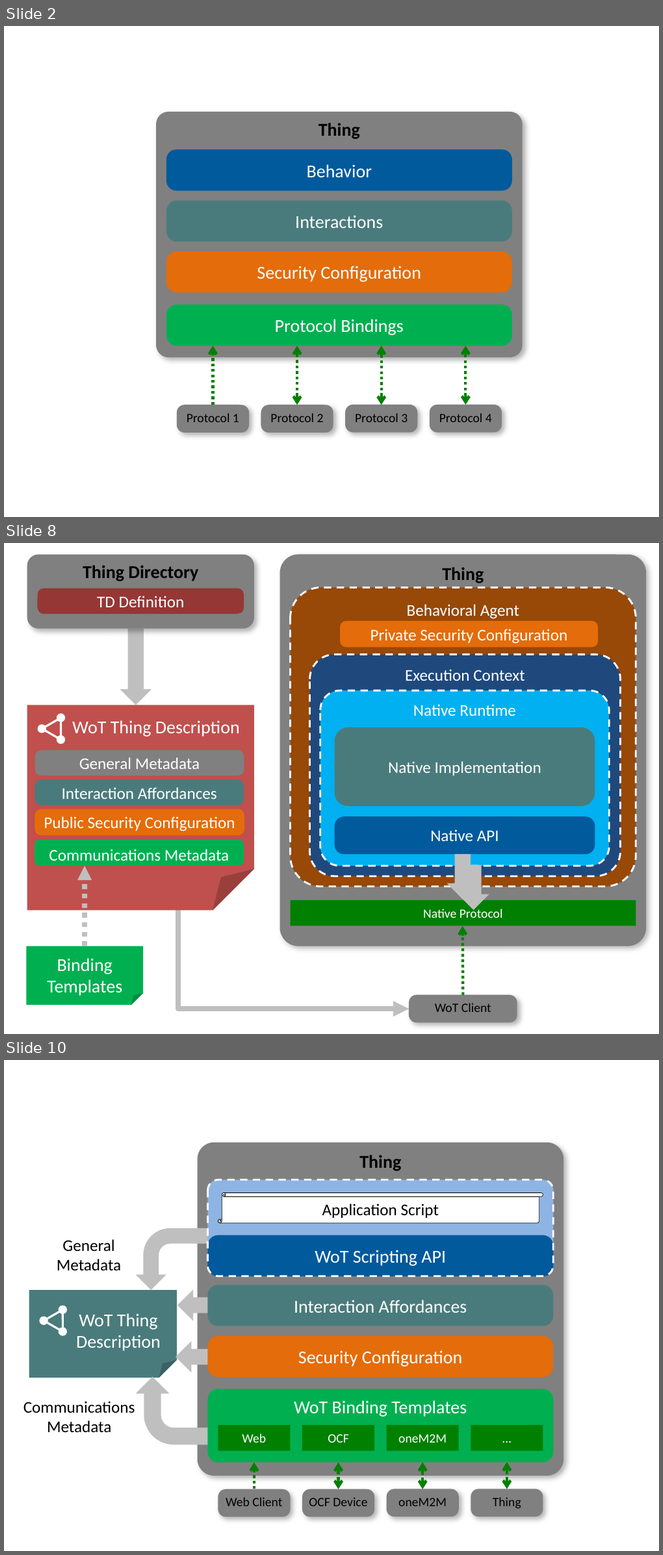
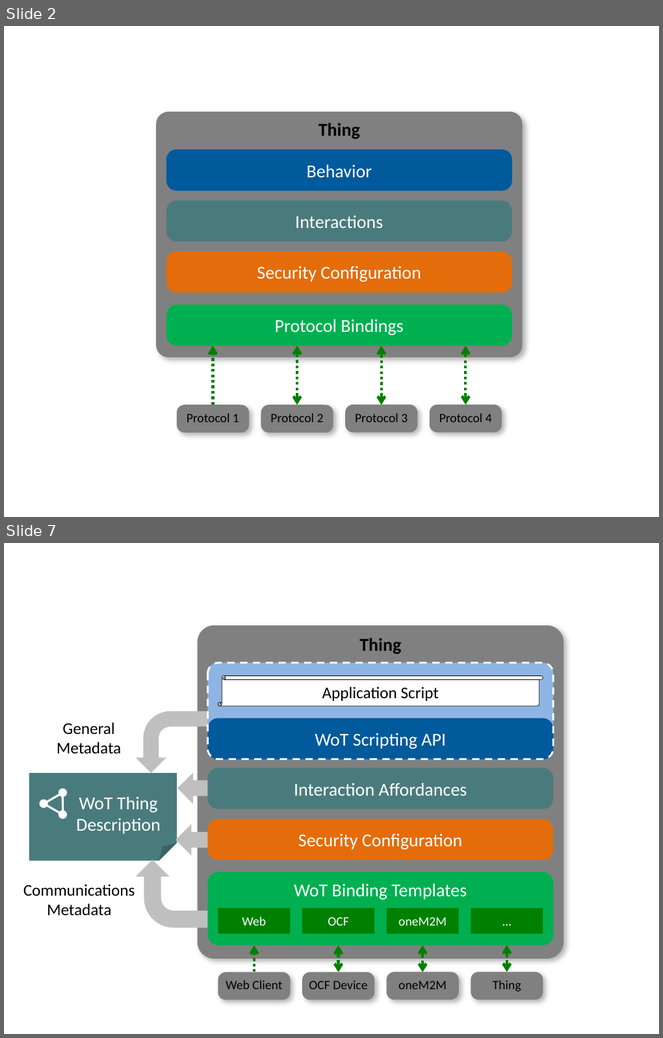
Before and after one commit to w3c/wot-architecture, a slide deck: images/wot-architecture-figures-new.pptx. Shown one above the other, each under a label of ours: slides 2, 8 and 10 before the commit, slides 2 and 7 after it; the slides between them are not shown. The pictures are 663x1555 and 663x1038 pixels, drawn with LibreOffice and Linux fonts; fonts in the diff are those of the drawing. Boxes give left, top, right and bottom in pixels: in the first picture for what was removed or moved away, otherwise in the second. Text is boxed around its words. In the diff, an @@ line names an element or a change of style, - is before the commit and + after.

Commit message:
New building blocks/servient figures
A new set of figures for wot building blocks/servient implementation sections.   Now with a new, more abstract "building blocks" figure that is an intermediate step between the abstract "architectural aspects" figures and three more specific thing "implementations".

```diff
--- a/images/wot-architecture-figures-new.pptx
+++ b/images/wot-architecture-figures-new.pptx
@@ slide 8 removed at (x1=4, y1=543, x2=659, y2=1034), background #FFFFFF @@
@@ rounded rectangle removed at (x1=27, y1=554, x2=254, y2=628) @@
-Thing Directory
@@ rounded rectangle removed at (x1=280, y1=554, x2=646, y2=946) @@
-Thing
@@ rounded rectangle removed at (x1=37, y1=589, x2=244, y2=614) @@
-TD Definition
@@ rounded rectangle removed at (x1=290, y1=588, x2=636, y2=887) @@
-Behavioral Agent
@@ down arrow removed at (x1=120, y1=629, x2=152, y2=705) @@
@@ rounded rectangle removed at (x1=340, y1=621, x2=598, y2=647) @@
-Private Security Configuration
@@ rounded rectangle removed at (x1=310, y1=654, x2=621, y2=876) @@
-Execution Context
@@ rounded rectangle removed at (x1=321, y1=691, x2=609, y2=866) @@
-Native Runtime
@@ folded corner removed at (x1=27, y1=705, x2=254, y2=910) @@
-WoT Thing Description
@@ group removed at (x1=36, y1=712, x2=70, y2=746): 3 ellipses, 1 triangle @@
@@ rounded rectangle removed at (x1=335, y1=728, x2=596, y2=806) @@
-Native Implementation
@@ rounded rectangle removed at (x1=35, y1=750, x2=244, y2=776) @@
-General Metadata
@@ rounded rectangle removed at (x1=35, y1=780, x2=244, y2=805) @@
-Interaction Affordances
@@ rounded rectangle removed at (x1=35, y1=809, x2=244, y2=835) @@
-Public Security Configuration
@@ rounded rectangle removed at (x1=335, y1=817, x2=596, y2=855) @@
-Native API
@@ rounded rectangle removed at (x1=34, y1=840, x2=244, y2=866) @@
-Communications Metadata
@@ down arrow removed at (x1=447, y1=854, x2=478, y2=899) @@
@@ arrow removed from (85, 947) to (85, 866) @@
@@ down arrow removed at (x1=458, y1=865, x2=490, y2=910) @@
@@ elbow arrow removed from (177, 900) to (409, 1009) @@
@@ rectangle removed at (x1=290, y1=900, x2=636, y2=926) @@
-Native Protocol
@@ arrow removed from (464, 995) to (463, 927) @@
@@ folded corner removed at (x1=26, y1=947, x2=143, y2=1006) @@
-Binding
-Templates
@@ rounded rectangle removed at (x1=409, y1=995, x2=517, y2=1023) @@
-WoT Client
@@ what was slide 10 is now slide 7 @@
```
Also in this commit, not shown: 4 slides changed, 2 other slides removed, 4 other files.
